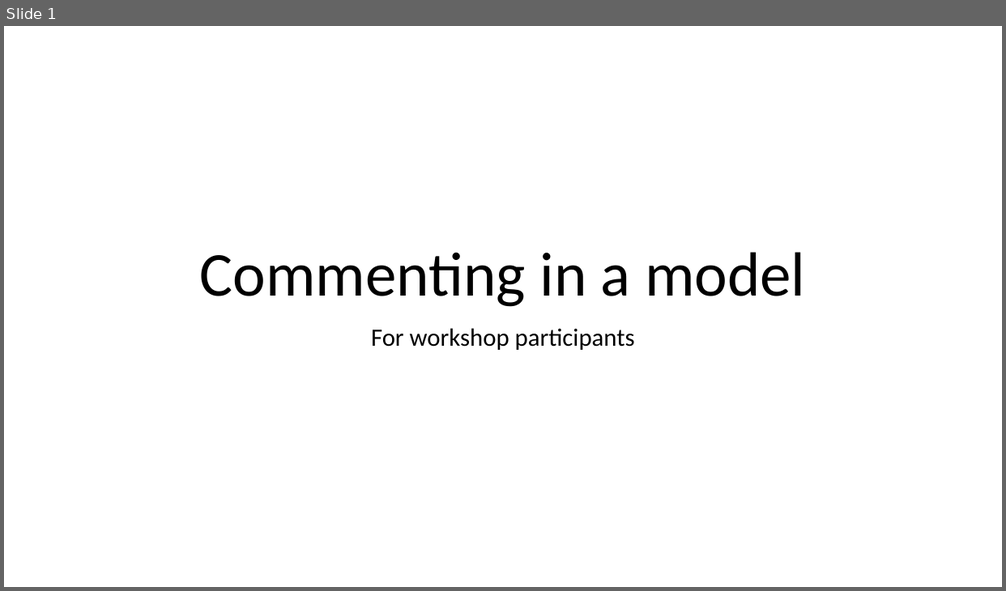
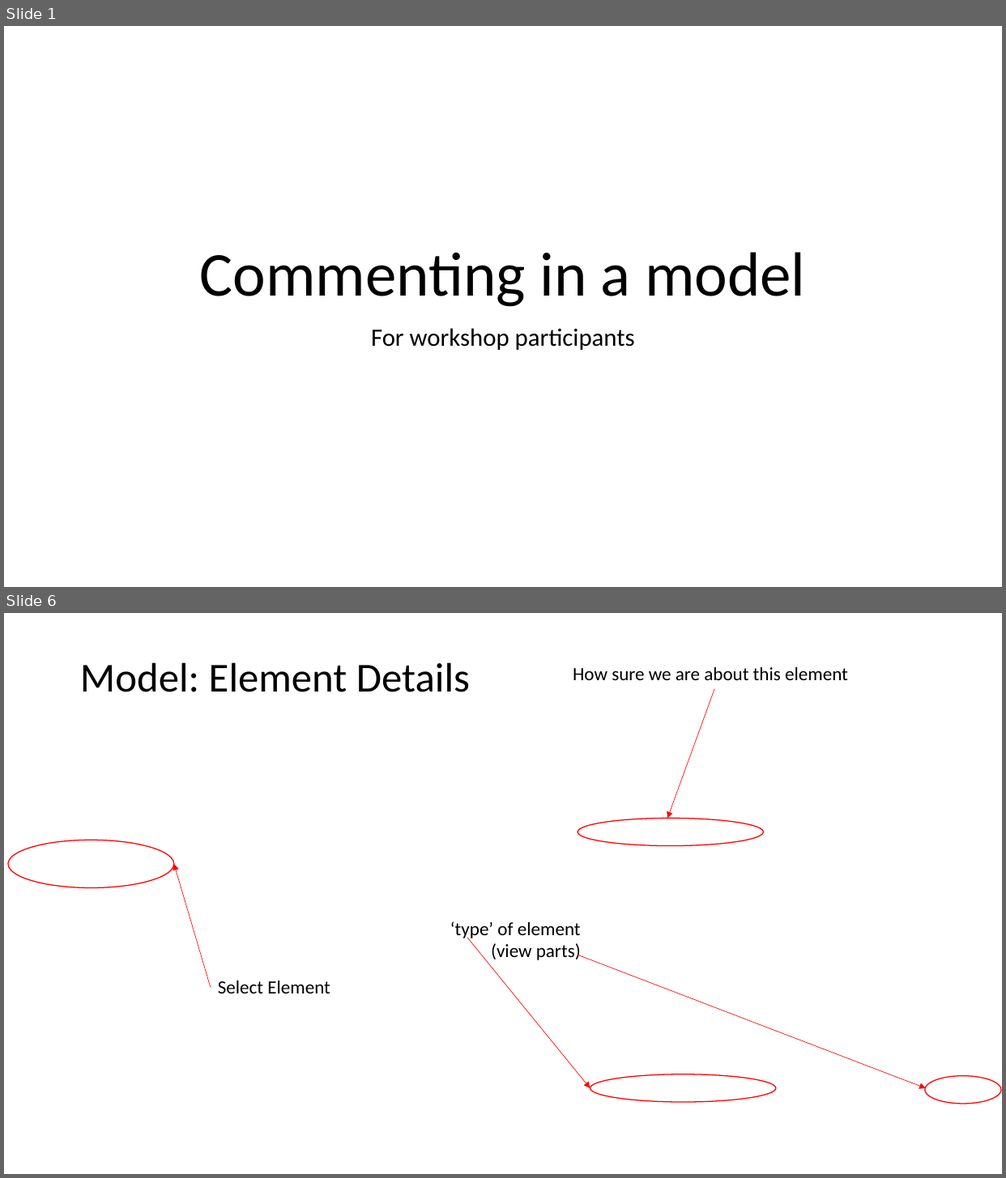
Before and after one commit to davidhay25/clinFHIR, a slide deck: artifacts/Comments on model.pptx. Shown one above the other, each under a label of ours: slide 1 before the commit, slides 1 and 6 after it; the slides between them are not shown. The pictures are 1006x591 and 1006x1178 pixels, drawn with LibreOffice and Linux fonts; fonts in the diff are those of the drawing; background and template pictures are left out. Boxes give left, top, right and bottom in pixels: in the first picture for what was removed or moved away, otherwise in the second. Text is boxed around its words. In the diff, an @@ line names an element or a change of style, - is before the commit and + after.

```diff
--- a/artifacts/Comments on model.pptx
+++ b/artifacts/Comments on model.pptx
@@ slide 6 added at <box>4,613,1002,1174</box>, background picture (left out) @@
@@ title added at <box>80,662,470,692</box>, 39.6 pt, text #000000 @@
+Model: Element Details
@@ text added at <box>573,667,848,680</box>, 18 pt, text #000000 @@
+How sure we are about this element
@@ arrow added from (714, 688) to (668, 818), #FF0000 0.5 pt @@
@@ ellipse added at <box>577,818,763,845</box>, outline #FF0000 1 pt @@
@@ ellipse added at <box>8,840,174,888</box>, outline #FF0000 1 pt @@
@@ arrow added from (211, 987) to (174, 864), #FF0000 0.5 pt @@
@@ text added at <box>450,922,581,960</box>, 18 pt, text #000000 @@
+‘type’ of element
+(view parts)
@@ arrow added from (467, 938) to (590, 1088), #FF0000 0.5 pt @@
@@ arrow added from (577, 955) to (926, 1088), #FF0000 0.5 pt @@
@@ text added at <box>218,981,330,994</box>, 18 pt, text #000000 @@
+Select Element
@@ ellipse added at <box>590,1075,776,1102</box>, outline #FF0000 1 pt @@
@@ ellipse added at <box>925,1076,1001,1104</box>, outline #FF0000 1 pt @@
```
Also in this commit, not shown: 5 slides changed, 1 other slide added, 2 slides removed, 8 other files.
